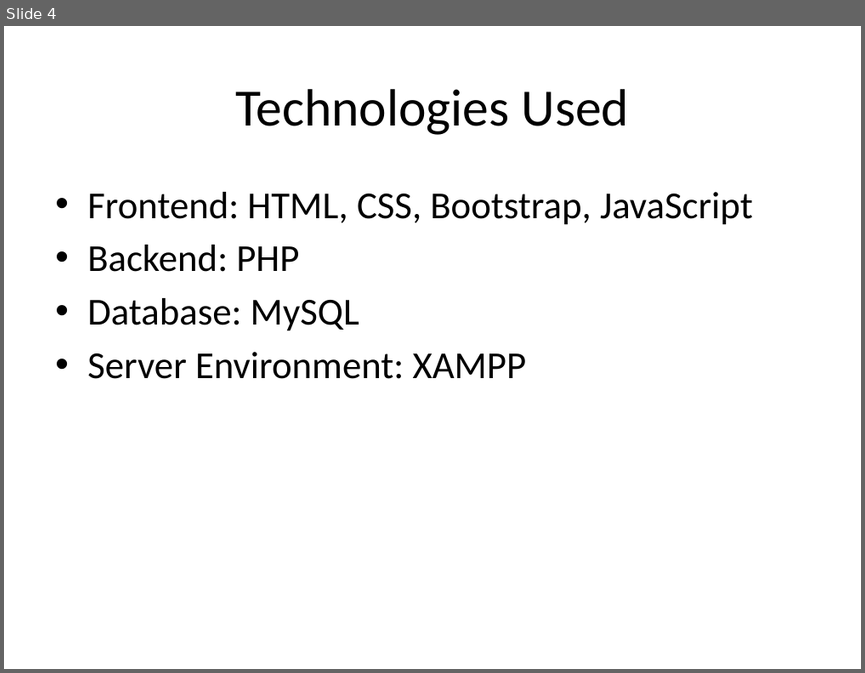
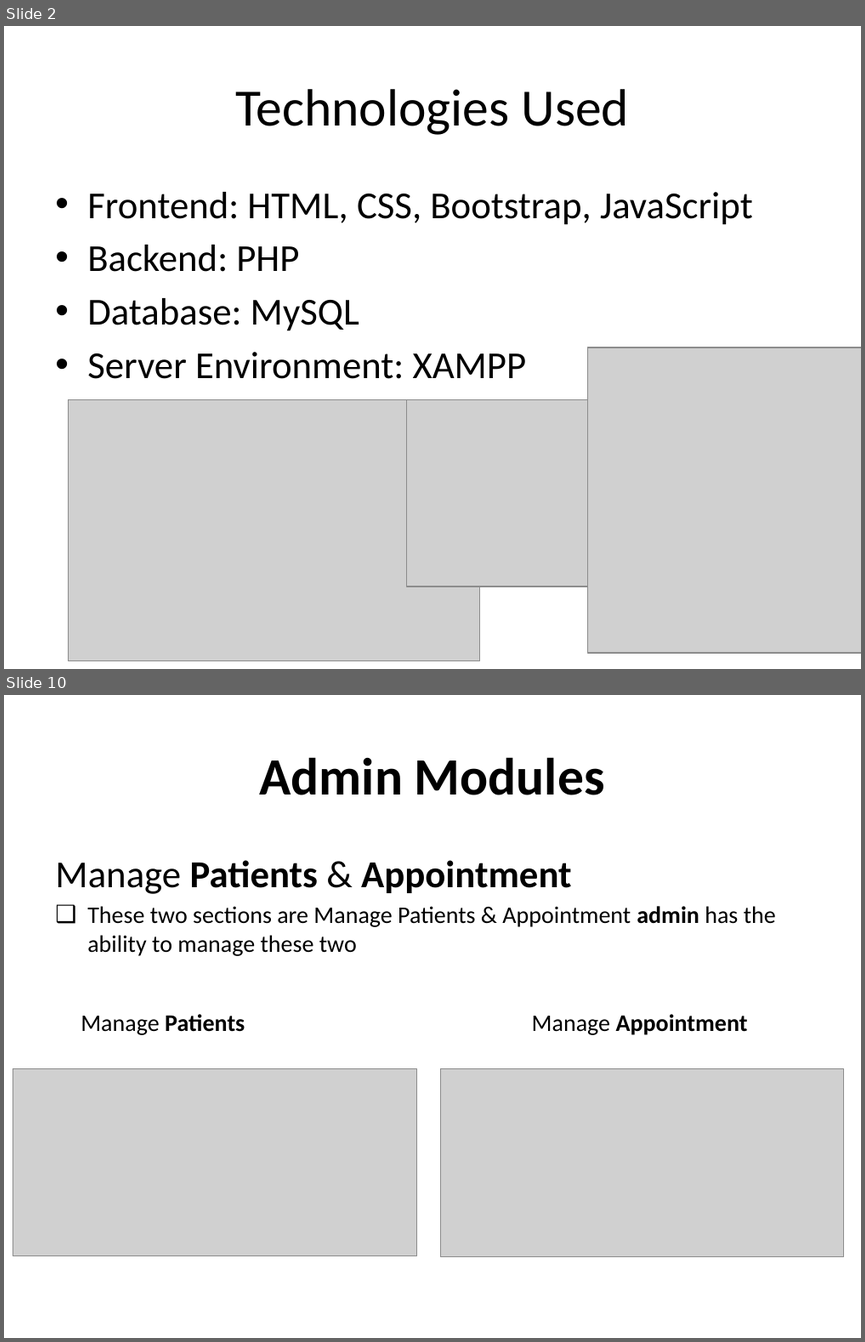
Before and after one commit to Eng-Aadam/Fududeeye-System, a slide deck: Fududeeye(PPT).pptx. Shown one above the other, each under a label of ours: slide 4 before the commit, slides 2 and 10 after it; the slides between them are not shown. The pictures are 865x673 and 865x1342 pixels, drawn with LibreOffice and Linux fonts; fonts in the diff are those of the drawing; grey boxes stand for pictures. Boxes give left, top, right and bottom in pixels: in the first picture for what was removed or moved away, otherwise in the second. Text is boxed around its words. In the diff, an @@ line names an element or a change of style, - is before the commit and + after.

```diff
--- a/Fududeeye(PPT).pptx
+++ b/Fududeeye(PPT).pptx
@@ slide 10 added at (4, 695, 861, 1338), background #FFFFFF @@
@@ title added at (260, 757, 605, 795), 44 pt, text #000000, bold @@
+Admin Modules
@@ text added at (55, 860, 776, 956), 20 pt, text #000000 @@
+Manage Patients & Appointment
+❑ These two sections are Manage Patients & Appointment admin has the ability to manage these two
@@ text added at (80, 1014, 245, 1035), 20 pt, text #000000, bold @@
+Manage Patients
@@ text added at (532, 1014, 748, 1035), 20 pt, text #000000, bold @@
+Manage Appointment
@@ picture added at (13, 1068, 417, 1255) @@
@@ picture added at (440, 1068, 844, 1256) @@
@@ what was slide 4 is now slide 2 @@
@@ slide 2 changed as well @@
@@ picture added at (587, 347, 861, 652) @@
@@ picture added at (69, 399, 479, 660) @@
@@ picture added at (407, 399, 739, 585) @@
```
Also in this commit, not shown: 1 other slide changed, 10 other slides added, 9 slides removed.
